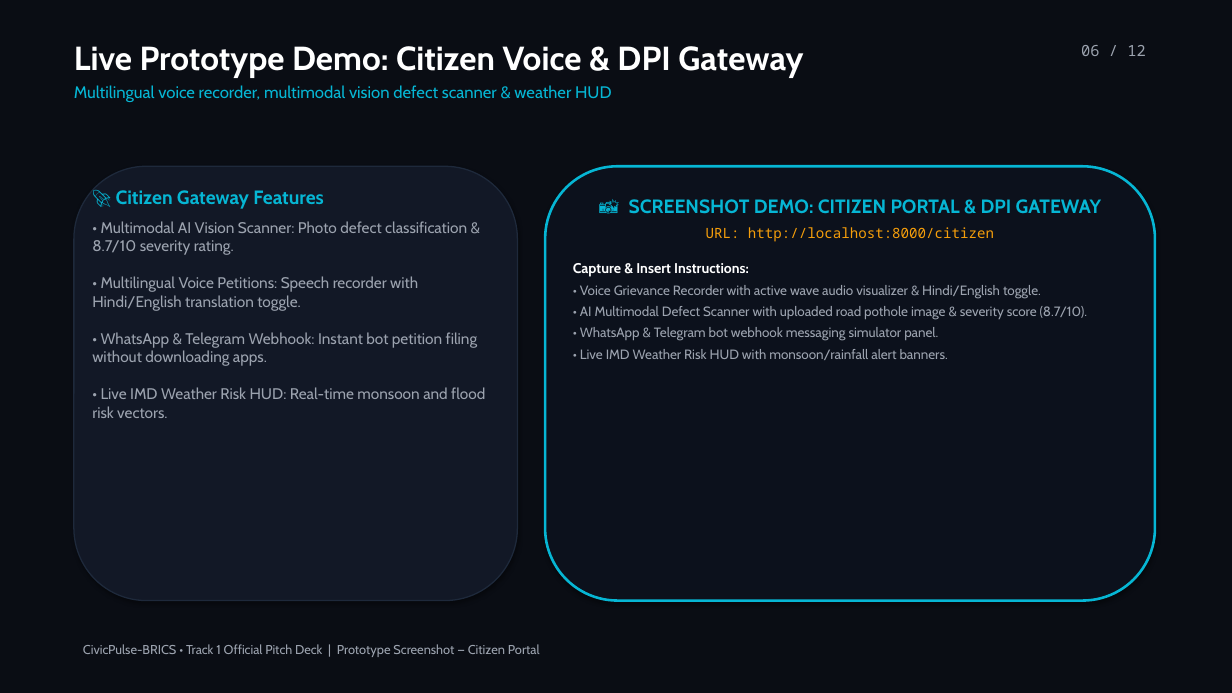
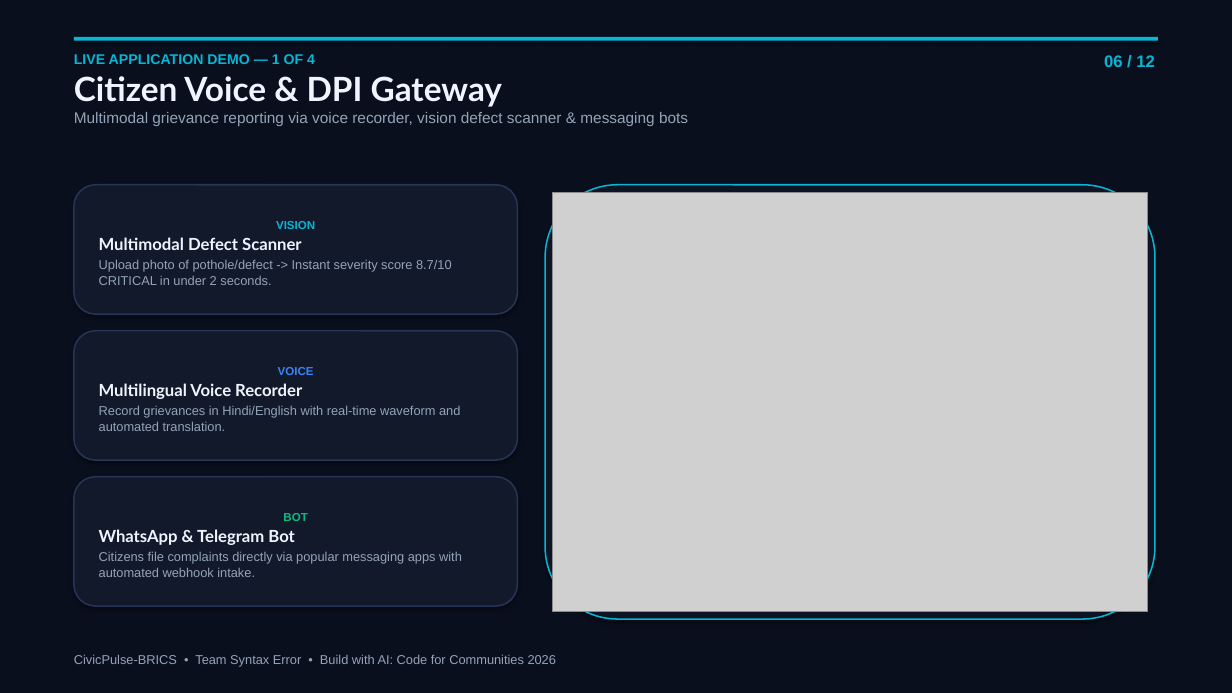
Before and after one commit to ParasSingh29/CivicPulse-BRICS, a slide deck: slide 6 of CivicPulse-BRICS_Pitch_Deck.pptx (slide 7 before the commit). Drawn at 1232x693 pixels with LibreOffice and Linux fonts; fonts in the diff are those of the drawing; grey boxes stand for pictures. Boxes give left, top, right and bottom in pixels: in the first picture for what was removed or moved away, otherwise in the second. Text is boxed around its words. In the diff, an @@ line names an element or a change of style, - is before the commit and + after.

Commit message:
feat: add new pitch deck, update PPTX team roles, and add WhatsApp/Telegram coming soon

```diff
--- a/CivicPulse-BRICS_Pitch_Deck.pptx
+++ b/CivicPulse-BRICS_Pitch_Deck.pptx
@@ background #0A0D14 to #FFFFFF @@
@@ rectangle added at [0, 0, 1232, 693], fill #0A0F1D @@
@@ text at [74, 54, 688, 126]: text changed; size 13 to 12 pt; font Cabin to Arial; text colour #06B6D4 to #94A3B8 @@
-Live Prototype Demo: Citizen Voice & DPI Gateway
-Multilingual voice recorder, multimodal vision defect scanner & weather HUD
+LIVE APPLICATION DEMO — 1 OF 4
+Citizen Voice & DPI Gateway
+Multimodal grievance reporting via voice recorder, vision defect scanner & messaging bots
@@ rectangle added at [74, 37, 1158, 41], fill #06B6D4 @@
@@ text "06 / 12": place and size @@
-text "06 / 12" at [1081, 45, 1145, 56]
+text "06 / 12" at [1104, 55, 1155, 67]
@@ text "06 / 12" at [1104, 55, 1155, 67]: size 12 to 13 pt, font Noto Sans Mono to Arial, text colour #9CA3AF to #06B6D4, bold on @@
@@ rounded rectangle removed at [74, 166, 518, 601] @@
@@ rounded rectangle added at [74, 185, 518, 314], fill #12192B, outline #263455 1.2 pt, 10 pt, text #94A3B8 @@
+VISION
+Multimodal Defect Scanner
+Upload photo of pothole/defect -> Instant severity score 8.7/10 CRITICAL in under 2 seconds.
@@ text removed at [92, 190, 485, 418] @@
-🚀 Citizen Gateway Features
-• Multimodal AI Vision Scanner: Photo defect classification & 8.7/10 severity rating.
-• Multilingual Voice Petitions: Speech recorder with Hindi/English translation toggle.
-• WhatsApp & Telegram Webhook: Instant bot petition filing without downloading apps.
-• Live IMD Weather Risk HUD: Real-time monsoon and flood risk vectors.
@@ rounded rectangle: place and size @@
-rounded rectangle at [545, 166, 1155, 601]
+rounded rectangle at [545, 185, 1155, 619]
@@ rounded rectangle at [545, 185, 1155, 619]: fill #0C111C to #0E1424; outline #06B6D4 2 pt to #06B6D4 1.2 pt @@
@@ picture added at [553, 192, 1148, 612] @@
@@ text removed at [573, 199, 1102, 360] @@
-📸 SCREENSHOT DEMO: CITIZEN PORTAL & DPI GATEWAY
-URL: http://localhost:8000/citizen
-Capture & Insert Instructions:
-• Voice Grievance Recorder with active wave audio visualizer & Hindi/English toggle.
-• AI Multimodal Defect Scanner with uploaded road pothole image & severity score (8.7/10).
-• WhatsApp & Telegram bot webhook messaging simulator panel.
-• Live IMD Weather Risk HUD with monsoon/rainfall alert banners.
@@ rounded rectangle added at [74, 331, 518, 460], fill #12192B, outline #263455 1.2 pt, 10 pt, text #94A3B8 @@
+VOICE
+Multilingual Voice Recorder
+Record grievances in Hindi/English with real-time waveform and automated translation.
@@ rounded rectangle added at [74, 477, 518, 606], fill #12192B, outline #263455 1.2 pt, 10 pt, text #94A3B8 @@
+BOT
+WhatsApp & Telegram Bot
+Citizens file complaints directly via popular messaging apps with automated webhook intake.
@@ text added at [74, 654, 556, 667], 10 pt, text #94A3B8 @@
+CivicPulse-BRICS • Team Syntax Error • Build with AI: Code for Communities 2026
@@ text removed at [83, 644, 540, 657] @@
-CivicPulse-BRICS • Track 1 Official Pitch Deck | Prototype Screenshot — Citizen Portal
```
Also in this commit, not shown: 8 other slides changed, 3 slides added, 3 slides removed, 8 other files.
